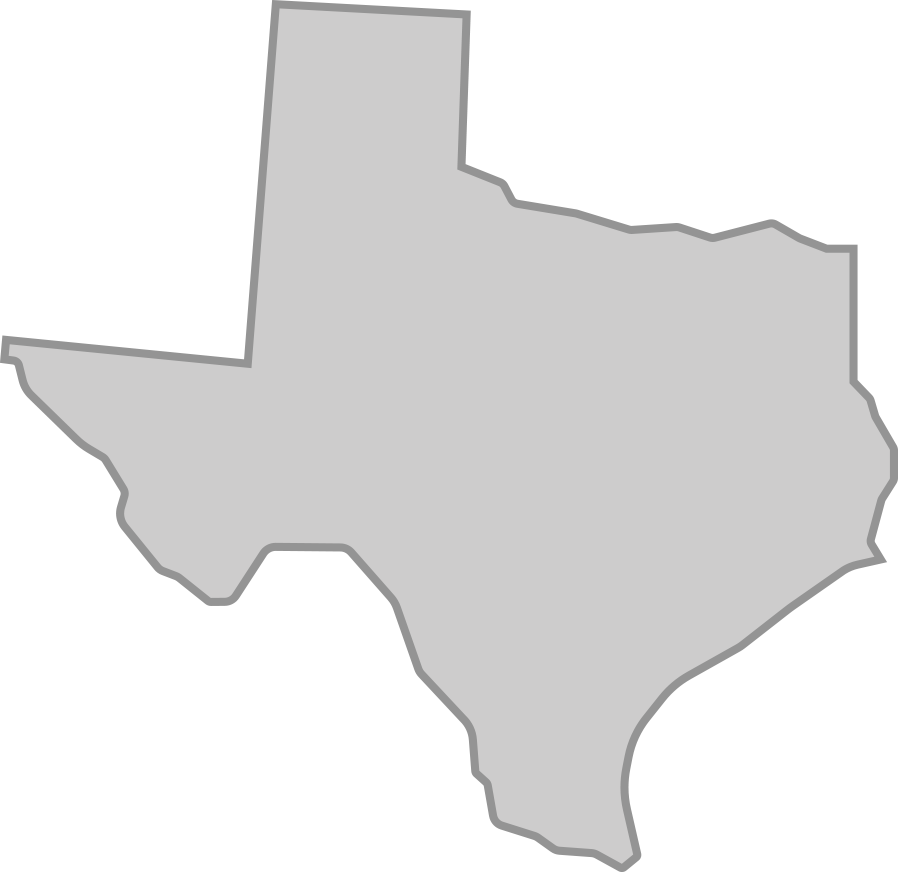
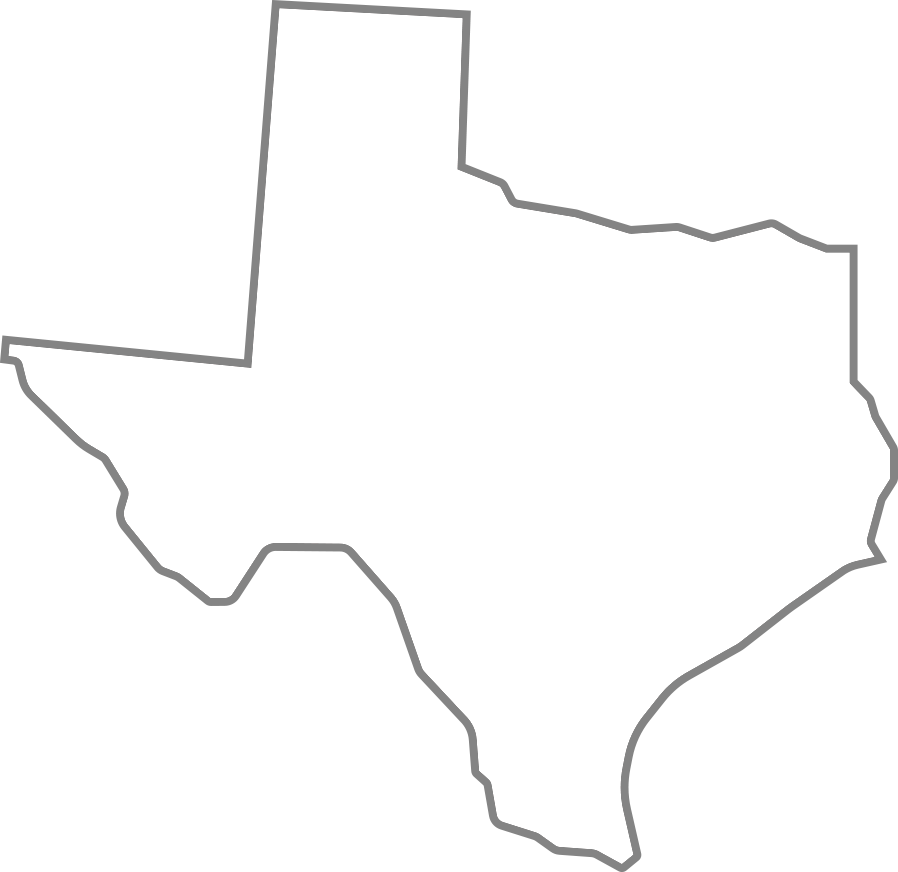
Layered file, before and after one edit (898px x 872px). Changes by layer:
pixels changed over [0, 0, 898, 872] (layer not identified)
